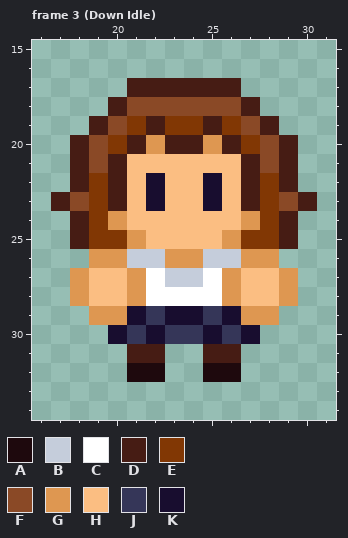
Edited in one commit: pixel-art file (DetentionProject/Aseprite/Npc's/Ronalda.aseprite). That is the earlier state.
48x48 pixels, 6 frames. Shown: frame 3 (Down Idle): x 16..31, y 15..34. The commit also changed other frames, which this record leaves out.
Visible layers, top first: "hands", "head", "body".
Palette (. is transparent): A #1e090d  B #c5cddb  C #ffffff  D #461c14  E #813704  F #8a4926  G #de9751  H #fbbe82  J #353658  K #180d2f
Pixels before, frame 3 (Down Idle), first column x 17:
17 ....DDDDDD....
18 ...DFFFFFFD...
19 ..DFEDEEDEFD..
20 .DFEDGDDGDEFD.
21 .DFDHHHHHHDFD.
22 .DEDHKHHKHDED.
23 DFEDHKHHKHDEFD
24 .DEGHHHHHHGED.
25 .DEEGHHHHGEED.
26 ..GGBBGGBBGG..
27 .GHHGCBBCGHHG.
28 .GHHGCCCCGHHG.
29 ..GGKJKKJKGG..
30 ...KJKJJKJK...
31 ....DD..DD....
32 ....AA..AA....
Once edited:
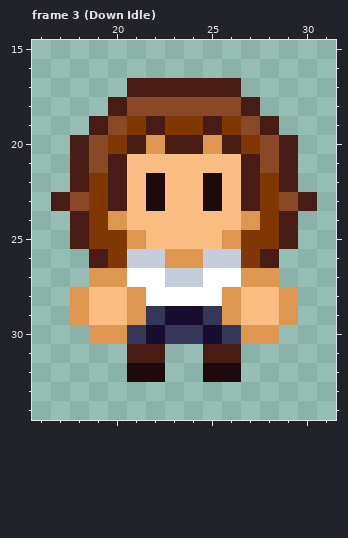
Difference:
Frame 3 (Down Idle), layers "hands", "head":
Colour A replaces colour K in rows 22 to 23 at x 22 and 25.
Colour C replaces colour G in row 27 at x 21 and 26.
Colour D replaces colour G in row 26 at x 19 and 28.
Colour E replaces colour G in row 26 at x 20 and 27.
Colour G is added in row 29 at x 18 and 29; in row 30 at x 19 and 28.
Colour G replaces colour H in row 27 at x 19 to 20 and 27 to 28.
Colour G replaces colour K in row 29 at x 21 and 26; in row 30 at x 20 and 27.
Colour H replaces colour G in row 29 at x 19 to 20 and 27 to 28.
Colour G is removed in row 27 at x 18 and 29.
Changed places in both pictures, as pixel boxes (x1, y1, x2, y2):
changed: (70, 173, 298, 344)
